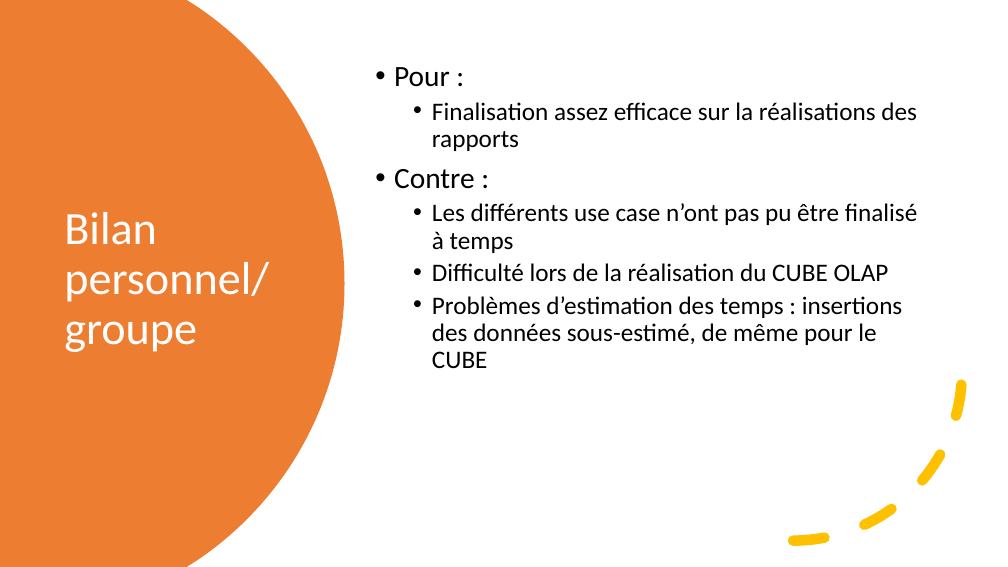
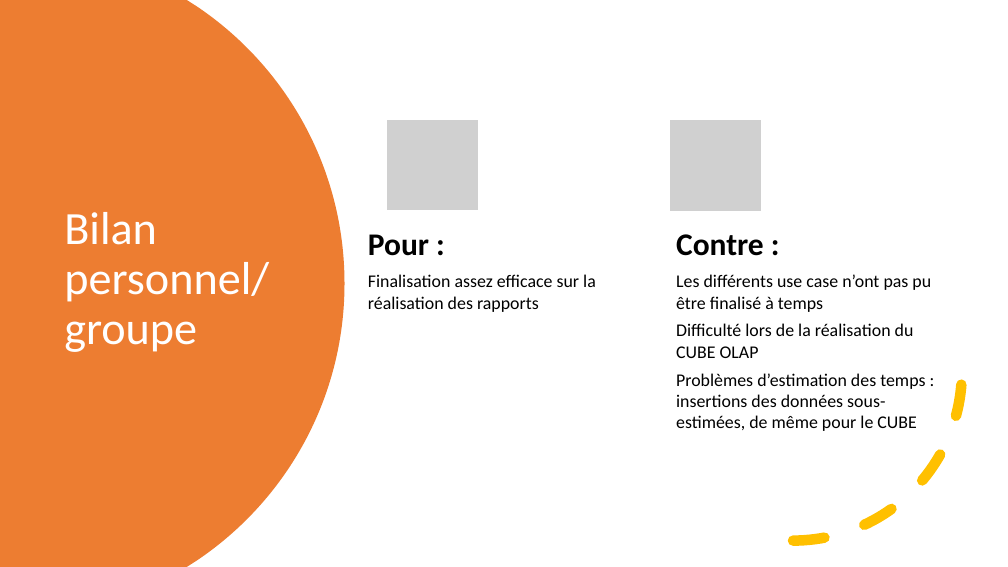
Before and after one commit to neopolitan2012/PT-LPBDD, a slide deck: slide 22 of Soutenance_PT.pptx (slide 18 before the commit). Drawn at 1008x567 pixels with LibreOffice and Linux fonts; fonts in the diff are those of the drawing; grey boxes stand for pictures. Boxes give left, top, right and bottom in pixels: in the first picture for what was removed or moved away, otherwise in the second. Text is boxed around its words. In the diff, an @@ line names an element or a change of style, - is before the commit and + after.

```diff
--- a/Soutenance_PT.pptx
+++ b/Soutenance_PT.pptx
@@ text at <box>394,67,917,189</box>: paragraphs removed @@
-• Pour :
-  • Finalisation assez efficace sur la réalisations des rapports
-• Contre :
@@ group added at <box>368,119,764,312</box>: 3 texts, 2 pictures @@
+Pour :
+Finalisation assez efficace sur la réalisation des rapports
+Contre :
@@ text at <box>676,274,931,358</box>: size 24 to 17 pt in "Les différents use case n’ont pas pu ...", "Difficulté lors de la réalisation du CUBE ..."; bullet • to none; list level 2 to 1 in "Les différents use case n’ont ..."; line spacing 0.9 to 1; list level 2 to 1 in "Difficulté lors de la réalisation ..." @@
@@ text "Les différents use case n’ont ...": place and size @@
-text "Les différents use case n’ont ..." at <box>394,67,918,369</box>
+text "Les différents use case n’ont ..." at <box>676,274,931,431</box>
@@ text "Les différents use case n’ont ..." at <box>676,274,931,431</box>: vertical alignment middle to top @@
@@ text at <box>676,373,925,431</box>: text changed; size 24 to 17 pt @@
-  • Problèmes d’estimation des temps : insertions des données sous-estimé, de même pour le CUBE
+Problèmes d’estimation des temps : insertions des données sous-estimées, de même pour le CUBE
```
Also in this commit, not shown: 11 other slides changed, 6 slides added, 2 slides removed.
